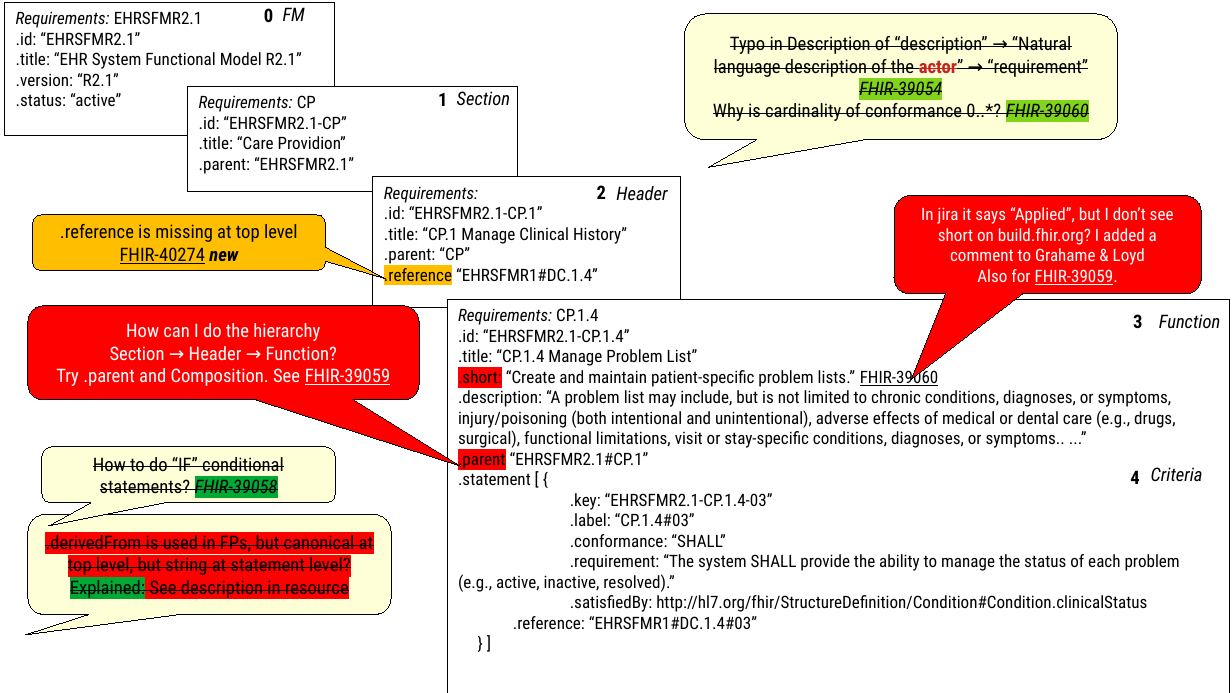
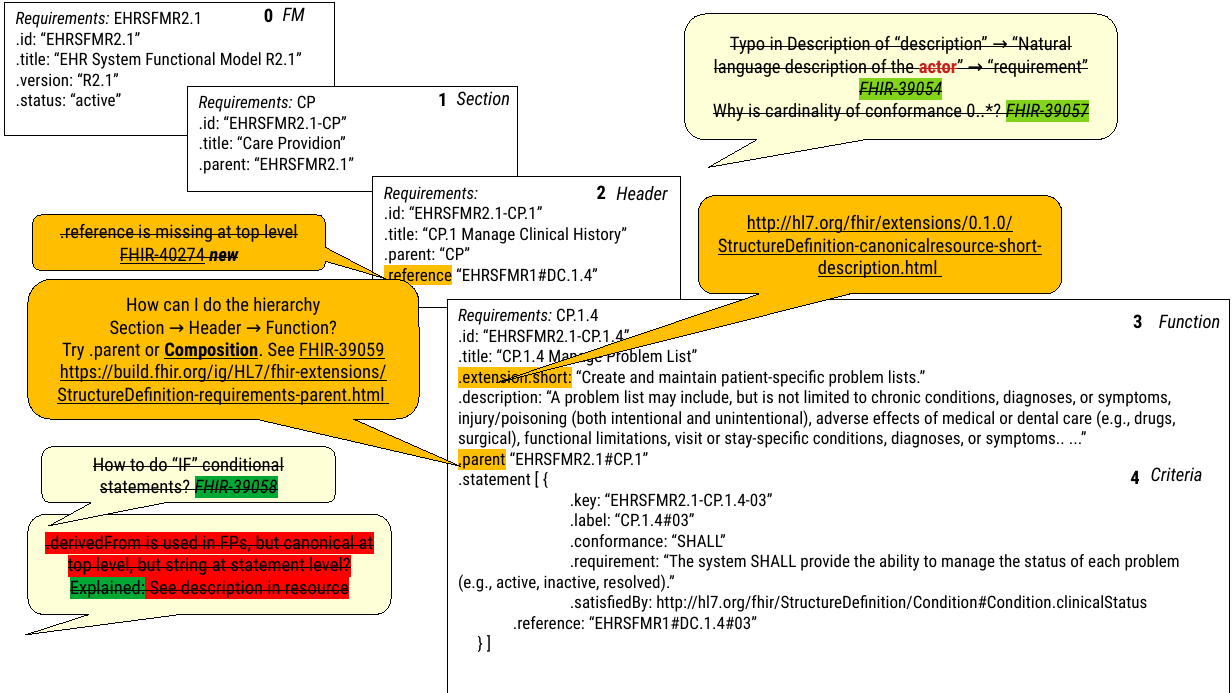
Before and after one commit to HL7/ehrsfm-ig, a slide deck: slide 4 of docs/ehrsfm-tool-fhir_MAY2023.odp (slide 6 before the commit). Drawn at 1232x693 pixels with LibreOffice and Linux fonts; fonts in the diff are those of the drawing. Boxes give left, top, right and bottom in pixels: in the first picture for what was removed or moved away, otherwise in the second. Text is boxed around its words. In the diff, an @@ line names an element or a change of style, - is before the commit and + after.

```diff
--- a/docs/ehrsfm-tool-fhir_MAY2023.odp
+++ b/docs/ehrsfm-tool-fhir_MAY2023.odp
@@ text in rounded speech box at (713, 103, 1089, 123): text changed @@
-Why is cardinality of conformance 0..*? FHIR-39060
+Why is cardinality of conformance 0..*? FHIR-39057
@@ rounded speech box added at (699, 196, 1062, 294), fill #FFBF00, outline #000000 0 pt, 12 pt, text #000000, underline @@
+http://hl7.org/fhir/extensions/0.1.0/StructureDefinition-canonicalresource-short-description.html
@@ rounded speech box removed at (894, 196, 1202, 294) @@
-In jira it says “Applied”, but I don’t see short on build.fhir.org? I added a comment to Grahame & Loyd
-Also for FHIR-39059.
@@ rounded speech box ".reference is missing at top ..." at (32, 215, 325, 271): strikethrough on @@
@@ rounded speech box "How can I do the ...": place and size @@
-rounded speech box "How can I do the ..." at (28, 306, 419, 400)
+rounded speech box "How can I do the ..." at (28, 279, 419, 419)
@@ rounded speech box "How can I do the ..." at (28, 279, 419, 419): fill #FF0000 to #FFBF00; proportions changed @@
@@ text in rounded speech box at (110, 297, 337, 335): text colour #FFFFFF to #000000 in "How can I do the hierarchy", "Section → Header → Function?" @@
@@ text in rounded speech box at (57, 342, 387, 405): text changed; text colour #FFFFFF to #000000 @@
-Try .parent and Composition. See FHIR-39059
+Try .parent or Composition. See FHIR-39059
+https://build.fhir.org/ig/HL7/fhir-extensions/StructureDefinition-requirements-parent.html
@@ text in rectangle at (458, 367, 925, 387): text changed @@
-.short: “Create and maintain patient-specific problem lists.” FHIR-39060
+.extension.short: “Create and maintain patient-specific problem lists.”
@@ text in rectangle at (458, 452, 649, 469): highlight #FF0000 to #FFBF00 in ".parent" @@
```
Also in this commit, not shown: 1 other slide changed, 1 slide added, 5 other files.
